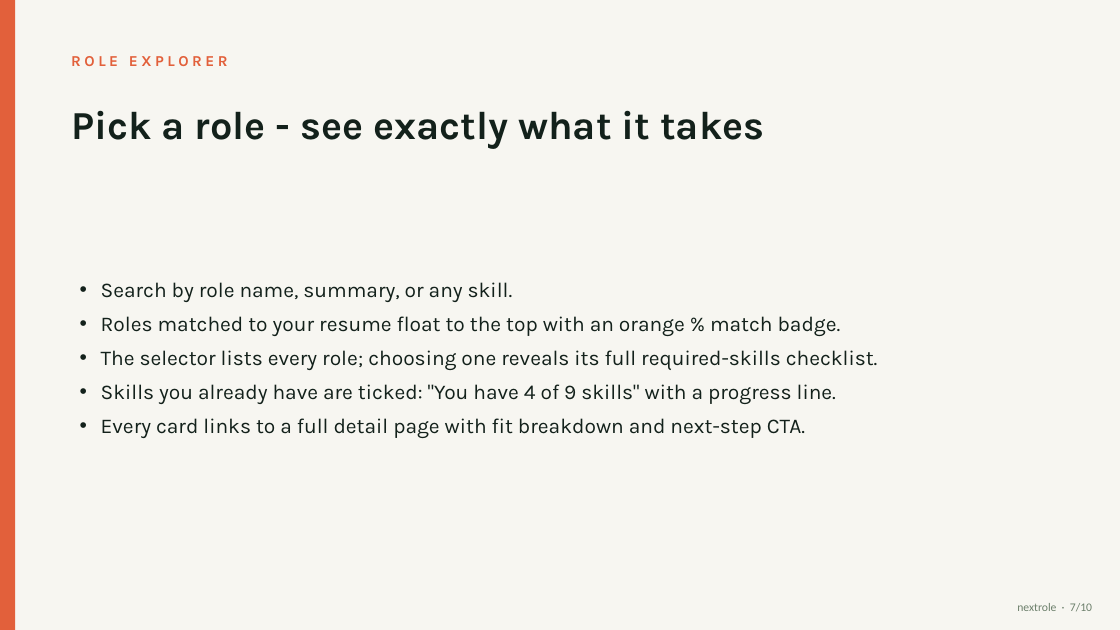
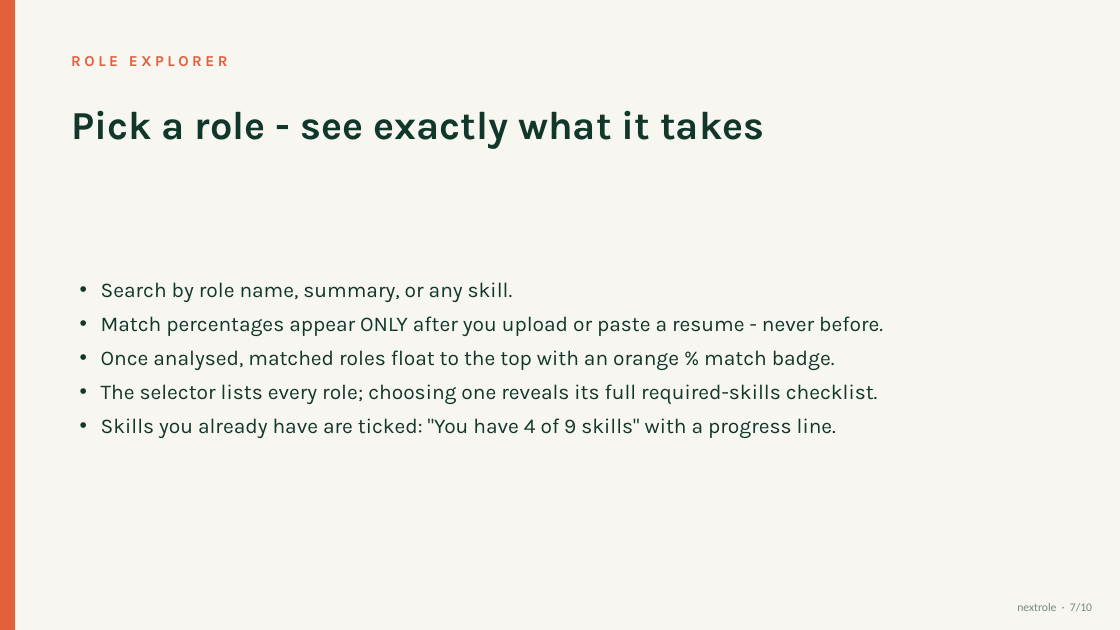
Before and after one commit to saxenavansh070-droid/nextrole, a slide deck: slide 7 of docs/NextRole-Presentation.pptx. Drawn at 1120x630 pixels with LibreOffice and Linux fonts; fonts in the diff are those of the drawing. Boxes give left, top, right and bottom in pixels: in the first picture for what was removed or moved away, otherwise in the second. Text is boxed around its words. In the diff, an @@ line names an element or a change of style, - is before the commit and + after.

```diff
--- a/docs/NextRole-Presentation.pptx
+++ b/docs/NextRole-Presentation.pptx
@@ text "Pick a role - see ..." at (71,110,764,149): text colour #13211B to #11372A @@
@@ text at (101,282,878,438): text colour #13211B to #11372A in "Search by role name, summary, or any ...", "The selector lists every role; choosing one ...", "Skills you already have are ticked: "You ..." @@
@@ text at (101,316,883,370): text changed; text colour #13211B to #11372A @@
-• Roles matched to your resume float to the top with an orange % match badge.
+• Match percentages appear ONLY after you upload or paste a resume - never before.
+• Once analysed, matched roles float to the top with an orange % match badge.
@@ text at (101,418,805,438): paragraph removed @@
-• Every card links to a full detail page with fit breakdown and next-step CTA.
@@ text "nextrole · 7/10" at (1017,603,1092,611): text colour #6C7F6B to #75897D @@
```
Also in this commit, not shown: 9 other slides changed.
